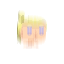
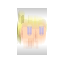
Layered file, before and after one edit (64x64). Changes by layer:
added layer "Layer 6" (20%) above "Layer 2" over box(17, 8, 47, 55)
added layer "Layer 5" above "Layer 4" over box(17, 8, 47, 55)
